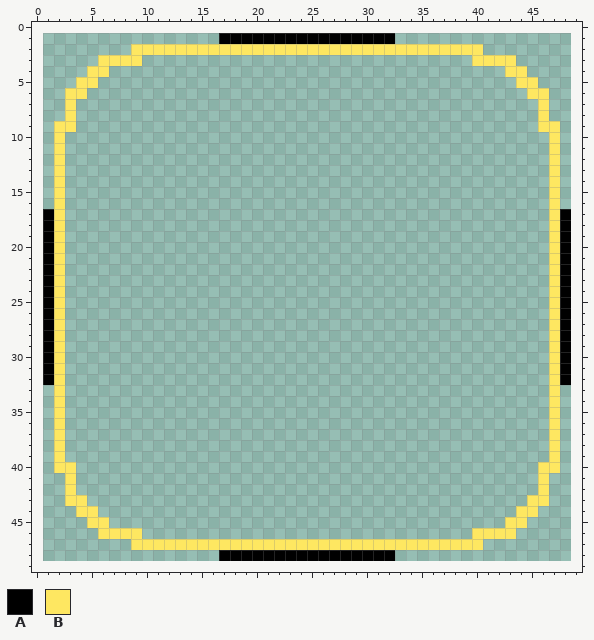
Edited in one commit: pixel-art file (core/assets-src/ui/focus-3.9.still.ase). The first picture shows the starting point.
48x48 pixels, 1 frame. The old version is drawn lined up with the new one, on the new canvas.
Palette (. is transparent): A #000000  B #fee761
Pixels before (only the part around the change), first column x 0:
 0 ..................................................
 1 .................AAAAAAAAAAAAAAAA.................
 2 .........BBBBBBBBBBBBBBBBBBBBBBBBBBBBBBBB.........
 3 ......BBBB..............................BBBB......
 4 .....BB....................................BB.....
 5 ....BB......................................BB....
 6 ...BB........................................BB...
 7 ...B..........................................B...
 8 ...B..........................................B...
 9 ..BB..........................................BB..
10 ..B............................................B..
11 ..B............................................B..
12 ..B............................................B..
13 ..B............................................B..
14 ..B............................................B..
15 ..B............................................B..
16 ..B............................................B..
17 .AB............................................BA.
18 .AB............................................BA.
19 .AB............................................BA.
20 .AB............................................BA.
21 .AB............................................BA.
22 .AB............................................BA.
23 .AB............................................BA.
24 .AB............................................BA.
25 .AB............................................BA.
26 .AB............................................BA.
27 .AB............................................BA.
28 .AB............................................BA.
29 .AB............................................BA.
30 .AB............................................BA.
31 .AB............................................BA.
32 .AB............................................BA.
33 ..B............................................B..
34 ..B............................................B..
35 ..B............................................B..
36 ..B............................................B..
37 ..B............................................B..
38 ..B............................................B..
39 ..B............................................B..
40 ..BB..........................................BB..
41 ...B..........................................B...
42 ...B..........................................B...
43 ...BB........................................BB...
44 ....BB......................................BB....
45 .....BB....................................BB.....
46 ......BBBB..............................BBBB......
47 .........BBBBBBBBBBBBBBBBBBBBBBBBBBBBBBBB.........
48 .................AAAAAAAAAAAAAAAA.................
49 ..................................................
Now the later version:
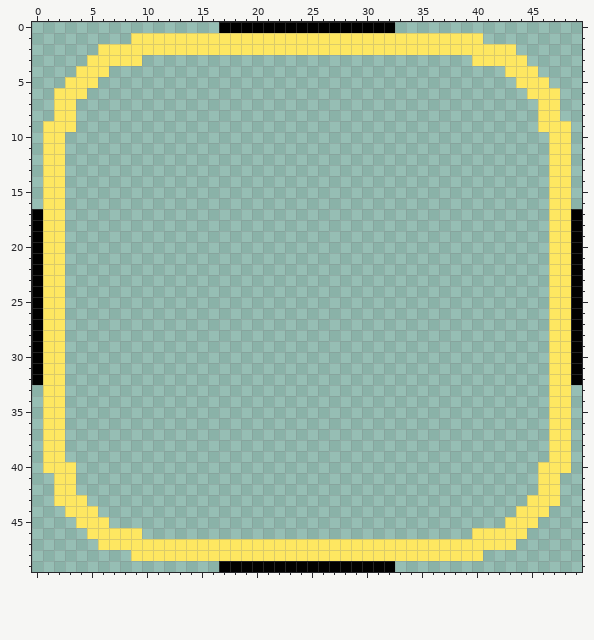
Message: Make focus rects thicker
Change:
canvas 48x48 -> 50x50, the old top-left corner now at 1,1
Changed rows in their new state; - is an unchanged pixel.
first column x 0:
 0 -----------------AAAAAAAAAAAAAAAA-----------------
 1 ---------BBBBBBBBBBBBBBBBBBBBBBBBBBBBBBBB---------
 2 ------BBB--------------------------------BBB------
 3 -----B--------------------------------------B-----
 4 ----B----------------------------------------B----
 5 ---B------------------------------------------B---
 6 --B--------------------------------------------B--
 7 --B--------------------------------------------B--
 8 --B--------------------------------------------B--
 9 -B----------------------------------------------B-
10 -B----------------------------------------------B-
11 -B----------------------------------------------B-
12 -B----------------------------------------------B-
13 -B----------------------------------------------B-
14 -B----------------------------------------------B-
15 -B----------------------------------------------B-
16 -B----------------------------------------------B-
17 AB----------------------------------------------BA
18 AB----------------------------------------------BA
19 AB----------------------------------------------BA
20 AB----------------------------------------------BA
21 AB----------------------------------------------BA
22 AB----------------------------------------------BA
23 AB----------------------------------------------BA
24 AB----------------------------------------------BA
25 AB----------------------------------------------BA
26 AB----------------------------------------------BA
27 AB----------------------------------------------BA
28 AB----------------------------------------------BA
29 AB----------------------------------------------BA
30 AB----------------------------------------------BA
31 AB----------------------------------------------BA
32 AB----------------------------------------------BA
33 -B----------------------------------------------B-
34 -B----------------------------------------------B-
35 -B----------------------------------------------B-
36 -B----------------------------------------------B-
37 -B----------------------------------------------B-
38 -B----------------------------------------------B-
39 -B----------------------------------------------B-
40 -B----------------------------------------------B-
41 --B--------------------------------------------B--
42 --B--------------------------------------------B--
43 --B--------------------------------------------B--
44 ---B------------------------------------------B---
45 ----B----------------------------------------B----
46 -----B--------------------------------------B-----
47 ------BBB--------------------------------BBB------
48 ---------BBBBBBBBBBBBBBBBBBBBBBBBBBBBBBBB---------
49 -----------------AAAAAAAAAAAAAAAA-----------------
Changed places in both pictures, as pixel boxes (x1, y1, x2, y2):
changed: (32, 22, 582, 572)
